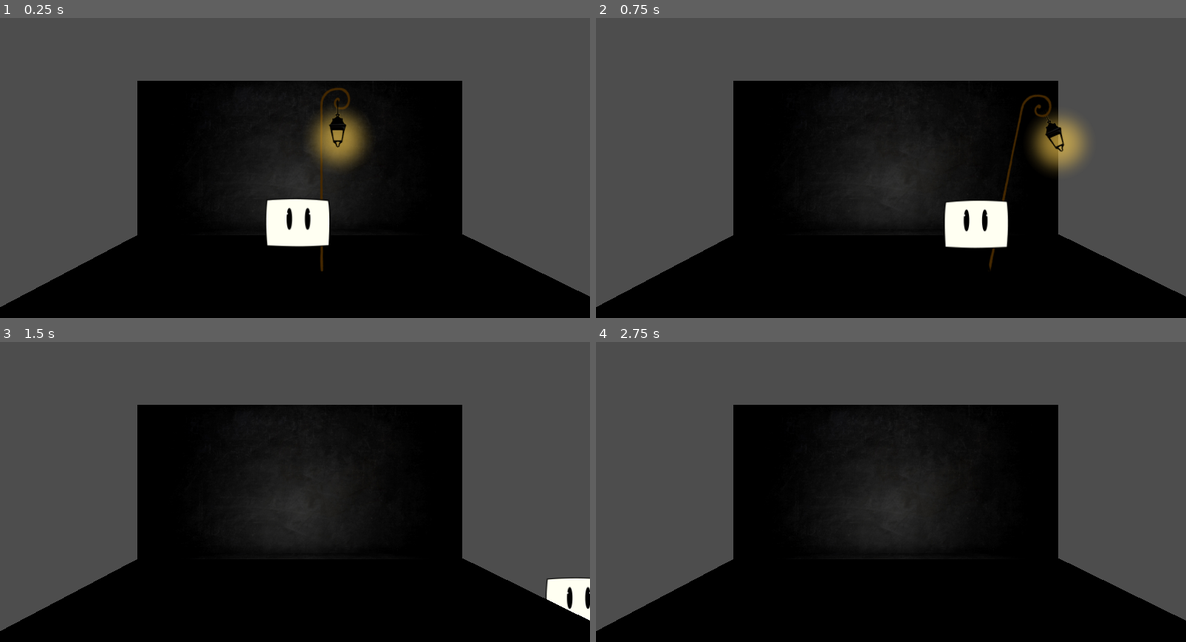
Above: before the commit, frames 1-4 (two rows, left to right).
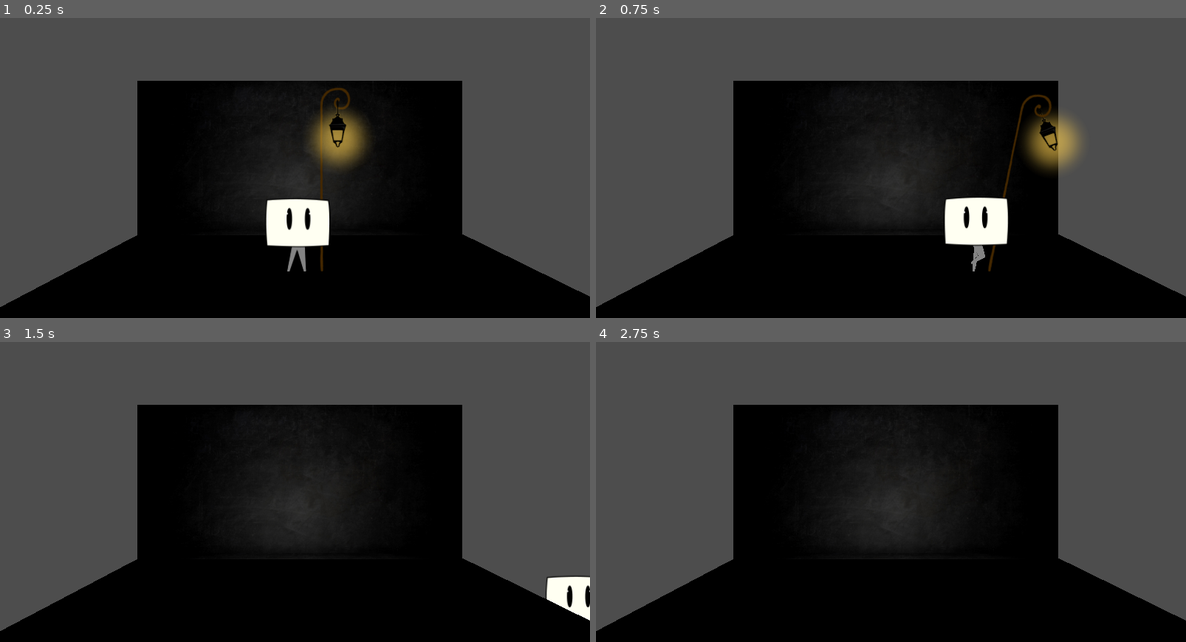
Above: after the commit, the same moments.

Repository: StormCreeper/TheBigBadChamallowKnight
Game: Godot game, scene res://scenes/proof_of_concept1.tscn
Same seed, same stepped clock (60 frames per second), same inputs: the game is played once before the commit and once after it.
Inputs:
- Up to frame 1 (0.25 s): no input
- Up to frame 2 (0.75 s): tap Enter at 0.5 s; hold D (move_right) from 0.53 s (still down); hold S (swing_stick) from 0.53 s (still down)
- Up to frame 3 (1.5 s): tap Space (jump) at 0.77 s; release D (move_right) at 1.28 s; release S (swing_stick) at 1.28 s; hold Down from 1.28 s (still down); tap S (swing_stick) at 1.35 s
- Up to frame 4 (2.75 s): tap Space (jump) at 1.52, 2 s; release Down at 2.03 s; hold D (move_right) from 2.03 s (still down); hold S (swing_stick) from 2.03 s (still down)

The runs differ from the first frame. In frame 1, 0.1% of the frame differs, in the area x 48-52%, y 76-85%; in frame 2, 1.2%, in the area x 59-83%, y 31-85%; in frame 3, 0.1%; in frame 4, nothing differs.

Commit message:
stick swing operational

Diff:
--- a/scenes/Weapon.gd
+++ b/scenes/Weapon.gd
@@ -15,18 +15,13 @@
 #called when the player wants to swing its stick -by pressing the S button when I'm writting this
 #The function has to move the stick but also deal with the cute movements of the dangle
 func swing():
-	if swing_finished :
+	if swing_finished : #the player cannot spam-click the swing
 		swing_finished = false
 		if $Dangle.animation == "crosse" :
 			$Dangle/animation.play("crosse_swing")
 		$Stick/animation.play("swing")
 
 
-func _on_dangle_animation_finished(anim_name):
-	if anim_name == "crosse_swing" :
-		$Dangle/animation.play("crosse_swing_back")
-
-
 func _on_stick_animation_finished(anim_name):
 	if anim_name == "swing" :
 		swing_finished = true
--- a/scenes/proof_of_concept1.tscn
+++ b/scenes/proof_of_concept1.tscn
@@ -44,7 +44,7 @@
 }],
 "loop": true,
 "name": &"walk",
-"speed": 5.0
+"speed": 10.0
 }]
 
 [sub_resource type="SpriteFrames" id="SpriteFrames_xxlcs"]
@@ -72,7 +72,7 @@
 }],
 "loop": true,
 "name": &"walk",
-"speed": 5.0
+"speed": 10.0
 }]
 
 [sub_resource type="BoxShape3D" id="BoxShape3D_0fot4"]
@@ -89,9 +89,37 @@
 "speed": 5.0
 }]
 
+[sub_resource type="Animation" id="Animation_bpjbj"]
+length = 0.001
+tracks/0/type = "value"
+tracks/0/imported = false
+tracks/0/enabled = true
+tracks/0/path = NodePath(".:position")
+tracks/0/interp = 1
+tracks/0/loop_wrap = true
+tracks/0/keys = {
+"times": PackedFloat32Array(0),
+"transitions": PackedFloat32Array(1),
+"update": 0,
+"values": [Vector3(0, 0, 0)]
+}
+tracks/1/type = "value"
+tracks/1/imported = false
+tracks/1/enabled = true
+tracks/1/path = NodePath(".:rotation")
+tracks/1/interp = 1
+tracks/1/loop_wrap = true
+tracks/1/keys = {
+"times": PackedFloat32Array(0),
+"transitions": PackedFloat32Array(1),
+"update": 0,
+"values": [Vector3(0, 0, 0)]
+}
+
 [sub_resource type="Animation" id="Animation_nlf20"]
 resource_name = "crosse_swing"
-length = 0.1
+length = 0.3
+step = 0.05
 tracks/0/type = "value"
 tracks/0/imported = false
 tracks/0/enabled = true
@@ -99,10 +127,10 @@
 tracks/0/interp = 1
 tracks/0/loop_wrap = true
 tracks/0/keys = {
-"times": PackedFloat32Array(0, 0.1),
-"transitions": PackedFloat32Array(1, 1),
-"update": 0,
-"values": [Vector3(0, 0, 0), Vector3(-0.658691, 1.2259, 0)]
+"times": PackedFloat32Array(0, 0.08, 0.1, 0.15, 0.3),
+"transitions": PackedFloat32Array(1, 1, 1, 1, 1),
+"update": 0,
+"values": [Vector3(0, 0, 0), Vector3(-1.36988, 1.4291, 0), Vector3(3.47301, -0.941548, 0), Vector3(5.018, -0.183, 0), Vector3(0, 0, 0)]
 }
 tracks/1/type = "value"
 tracks/1/imported = false
@@ -111,37 +139,10 @@
 tracks/1/interp = 1
 tracks/1/loop_wrap = true
 tracks/1/keys = {
-"times": PackedFloat32Array(0, 0.1),
-"transitions": PackedFloat32Array(1, 1),
-"update": 0,
-"values": [Vector3(0, 0, 0), Vector3(0, 0, -0.904971)]
-}
-
-[sub_resource type="Animation" id="Animation_bpjbj"]
-length = 0.001
-tracks/0/type = "value"
-tracks/0/imported = false
-tracks/0/enabled = true
-tracks/0/path = NodePath(".:position")
-tracks/0/interp = 1
-tracks/0/loop_wrap = true
-tracks/0/keys = {
-"times": PackedFloat32Array(0),
-"transitions": PackedFloat32Array(1),
-"update": 0,
-"values": [Vector3(0, 0, 0)]
-}
-tracks/1/type = "value"
-tracks/1/imported = false
-tracks/1/enabled = true
-tracks/1/path = NodePath(".:rotation")
-tracks/1/interp = 1
-tracks/1/loop_wrap = true
-tracks/1/keys = {
-"times": PackedFloat32Array(0),
-"transitions": PackedFloat32Array(1),
-"update": 0,
-"values": [Vector3(0, 0, 0)]
+"times": PackedFloat32Array(0, 0.08, 0.1, 0.15, 0.3),
+"transitions": PackedFloat32Array(1, 1, 1, 1, 1),
+"update": 0,
+"values": [Vector3(0, 0, 0), Vector3(0, 0, -0.904971), Vector3(0, 0, 0), Vector3(0, 0, 0.460767), Vector3(0, 0, 0)]
 }
 
 [sub_resource type="Animation" id="Animation_nhtjl"]
@@ -158,7 +159,7 @@
 "times": PackedFloat32Array(0, 0.05, 0.2),
 "transitions": PackedFloat32Array(1, 1, 1),
 "update": 0,
-"values": [Vector3(-0.659, 1.226, 0), Vector3(5.0183, -0.18297, 0), Vector3(0, 0, 0)]
+"values": [Vector3(3.473, -0.942, 0), Vector3(5.0183, -0.18297, 0), Vector3(0, 0, 0)]
 }
 tracks/1/type = "value"
 tracks/1/imported = false
@@ -170,7 +171,7 @@
 "times": PackedFloat32Array(0, 0.05, 0.2),
 "transitions": PackedFloat32Array(1, 1, 1),
 "update": 0,
-"values": [Vector3(0, 0, -0.905826), Vector3(0, 0, 0.460435), Vector3(0, 0, 0)]
+"values": [Vector3(0, 0, 0), Vector3(0, 0, 0.460435), Vector3(0, 0, 0)]
 }
 
 [sub_resource type="AnimationLibrary" id="AnimationLibrary_lm3yt"]
@@ -191,64 +192,9 @@
 "speed": 5.0
 }]
 
-[sub_resource type="Animation" id="Animation_isntg"]
-resource_name = "swing"
-length = 0.3
-step = 0.05
-tracks/0/type = "value"
-tracks/0/imported = false
-tracks/0/enabled = true
-tracks/0/path = NodePath("Stick:position")
-tracks/0/interp = 1
-tracks/0/loop_wrap = true
-tracks/0/keys = {
-"times": PackedFloat32Array(0, 0.1, 0.3),
-"transitions": PackedFloat32Array(1, 1, 1),
-"update": 0,
-"values": [Vector3(0, 0, 0), Vector3(1.6587, -0.552898, 0), Vector3(0, 0, 0)]
-}
-tracks/1/type = "value"
-tracks/1/imported = false
-tracks/1/enabled = true
-tracks/1/path = NodePath("Stick:rotation")
-tracks/1/interp = 1
-tracks/1/loop_wrap = true
-tracks/1/keys = {
-"times": PackedFloat32Array(0, 0.1, 0.3),
-"transitions": PackedFloat32Array(1, 1, 1),
-"update": 0,
-"values": [Vector3(0, 0, 0), Vector3(0, 0, -0.345279), Vector3(0, 0, 0)]
-}
-
-[sub_resource type="Animation" id="Animation_c65dn"]
-resource_name = "reset"
-tracks/0/type = "value"
-tracks/0/imported = false
-tracks/0/enabled = true
-tracks/0/path = NodePath("Stick:position")
-tracks/0/interp = 1
-tracks/0/loop_wrap = true
-tracks/0/keys = {
-"times": PackedFloat32Array(0),
-"transitions": PackedFloat32Array(1),
-"update": 0,
-"values": [Vector3(0, 0, 0)]
-}
-tracks/1/type = "value"
-tracks/1/imported = false
-tracks/1/enabled = true
-tracks/1/path = NodePath("Stick:scale")
-tracks/1/interp = 1
-tracks/1/loop_wrap = true
-tracks/1/keys = {
-"times": PackedFloat32Array(0),
-"transitions": PackedFloat32Array(1),
-"update": 0,
-"values": [Vector3(1, 1, 1)]
-}
-
 [sub_resource type="Animation" id="Animation_i8378"]
 length = 0.001
+step = 0.02
 tracks/0/type = "value"
 tracks/0/imported = false
 tracks/0/enabled = true
@@ -286,6 +232,62 @@
 "values": [Vector3(0, 0, 0)]
 }
 
+[sub_resource type="Animation" id="Animation_c65dn"]
+resource_name = "reset"
+tracks/0/type = "value"
+tracks/0/imported = false
+tracks/0/enabled = true
+tracks/0/path = NodePath("Stick:position")
+tracks/0/interp = 1
+tracks/0/loop_wrap = true
+tracks/0/keys = {
+"times": PackedFloat32Array(0),
+"transitions": PackedFloat32Array(1),
+"update": 0,
+"values": [Vector3(0, 0, 0)]
+}
+tracks/1/type = "value"
+tracks/1/imported = false
+tracks/1/enabled = true
+tracks/1/path = NodePath("Stick:scale")
+tracks/1/interp = 1
+tracks/1/loop_wrap = true
+tracks/1/keys = {
+"times": PackedFloat32Array(0),
+"transitions": PackedFloat32Array(1),
+"update": 0,
+"values": [Vector3(1, 1, 1)]
+}
+
+[sub_resource type="Animation" id="Animation_isntg"]
+resource_name = "swing"
+length = 0.3
+step = 0.02
+tracks/0/type = "value"
+tracks/0/imported = false
+tracks/0/enabled = true
+tracks/0/path = NodePath("Stick:position")
+tracks/0/interp = 1
+tracks/0/loop_wrap = true
+tracks/0/keys = {
+"times": PackedFloat32Array(0, 0.1, 0.3),
+"transitions": PackedFloat32Array(1, 1, 1),
+"update": 0,
+"values": [Vector3(0, 0, 0), Vector3(1.6587, -0.552898, 0), Vector3(0, 0, 0)]
+}
+tracks/1/type = "value"
+tracks/1/imported = false
+tracks/1/enabled = true
+tracks/1/path = NodePath("Stick:rotation")
+tracks/1/interp = 1
+tracks/1/loop_wrap = true
+tracks/1/keys = {
+"times": PackedFloat32Array(0, 0.1, 0.3),
+"transitions": PackedFloat32Array(1, 1, 1),
+"update": 0,
+"values": [Vector3(0, 0, 0), Vector3(0, 0, -0.345279), Vector3(0, 0, 0)]
+}
+
 [sub_resource type="AnimationLibrary" id="AnimationLibrary_ucl4e"]
 _data = {
 "RESET": SubResource("Animation_i8378"),
@@ -326,13 +328,13 @@
 transform = Transform3D(0.065, 0, 0, 0, 0.065, 0, 0, 0, 0.065, -0.0224042, 0.348753, 0)
 sorting_offset = 0.85
 sprite_frames = SubResource("SpriteFrames_64cd0")
-animation = &"idle"
+animation = &"walk"
 
 [node name="Body" type="AnimatedSprite3D" parent="Player"]
 transform = Transform3D(0.065, 0, 0, 0, 0.065, 0, 0, 0, 0.065, -0.0238605, 0.371422, 0)
 layers = 2
 sprite_frames = SubResource("SpriteFrames_xxlcs")
-animation = &"idle"
+animation = &"walk"
 
 [node name="CollisionShape3D" type="CollisionShape3D" parent="Player"]
 transform = Transform3D(1, 0, 0, 0, 1, 0, 0, 0, 1, 0.0223844, 0.517748, 0)
@@ -362,5 +364,4 @@
 "": SubResource("AnimationLibrary_ucl4e")
 }
 
-[connection signal="animation_finished" from="Player/Weapon/Dangle/animation" to="Player/Weapon" method="_on_dangle_animation_finished"]
 [connection signal="animation_finished" from="Player/Weapon/Stick/animation" to="Player/Weapon" method="_on_stick_animation_finished"]
Binary file added: sprites/knight/Body/jambes1.png
Not shown, added: sprites/knight/Body/jambes1.png.import
Binary file added: sprites/knight/Body/jambes2.png
Not shown, added: sprites/knight/Body/jambes2.png.import
Binary file added: sprites/knight/Body/jambes3.png
Not shown, added: sprites/knight/Body/jambes3.png.import
Binary file added: sprites/knight/Body/jambes4.png
Not shown, added: sprites/knight/Body/jambes4.png.import
Binary file added: sprites/knight/Body/jambes_still.png
Not shown, added: sprites/knight/Body/jambes_still.png.import
Binary file added: sprites/knight/Head/tete_bas.png
Not shown, added: sprites/knight/Head/tete_bas.png.import
(and 17 more such lines)
